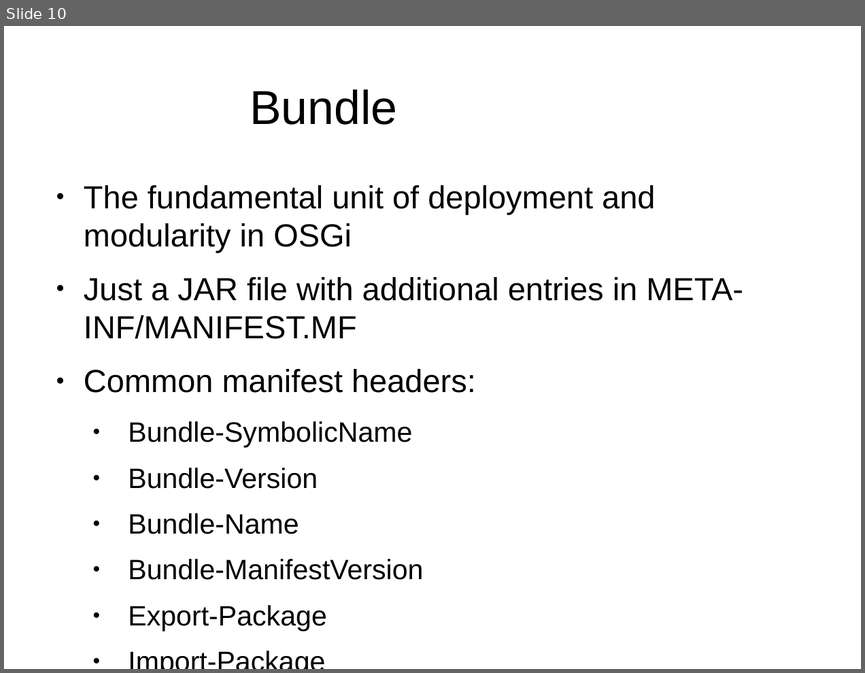
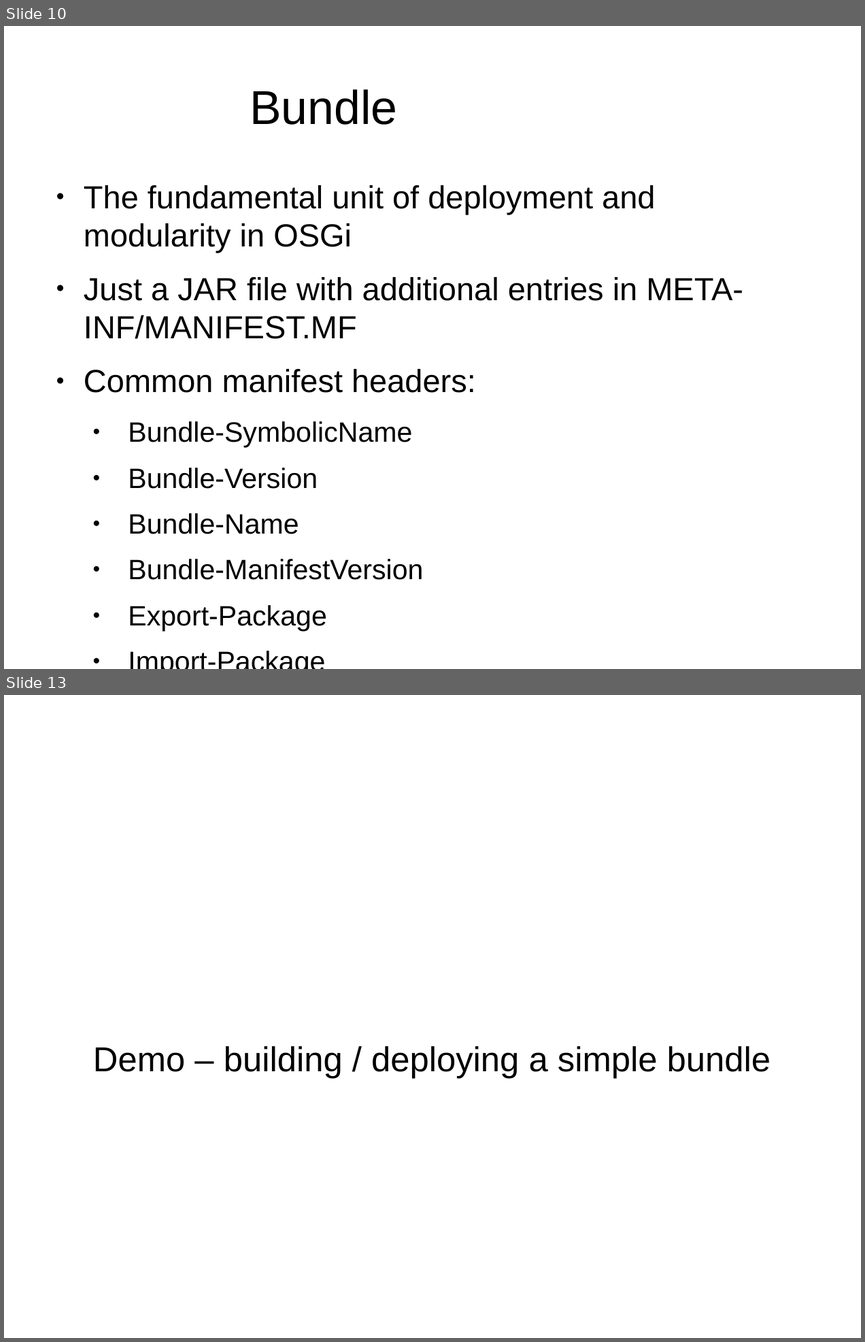
Before and after one commit to gkamal/bojug-osgi-talk, a slide deck: osgi- bojug.odp. Shown one above the other, each under a label of ours: slide 10 before the commit, slides 10 and 13 after it; the slides between them are not shown. The pictures are 865x673 and 865x1342 pixels, drawn with LibreOffice and Linux fonts; fonts in the diff are those of the drawing; background and template pictures are left out. Boxes give left, top, right and bottom in pixels: in the first picture for what was removed or moved away, otherwise in the second. Text is boxed around its words. In the diff, an @@ line names an element or a change of style, - is before the commit and + after.

```diff
--- a/osgi- bojug.odp
+++ b/osgi- bojug.odp
@@ slide 13 added at box(4, 695, 861, 1338), background #FFFFFF @@
@@ subtitle added at box(93, 1046, 771, 1078), 32 pt, text #000000 @@
+Demo – building / deploying a simple bundle
```
Also in this commit, not shown: 1 slide changed, 7 other slides added, 1 slide removed, 20 other files.
